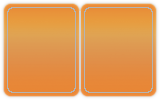
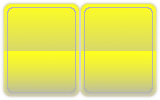
Layer changes from the first (160, 100) image to the second:
added layer "Yellow copy" above "Yellow" over bbox(3, 3, 157, 97)
hid "New Layer#14" over bbox(3, 3, 157, 97)
